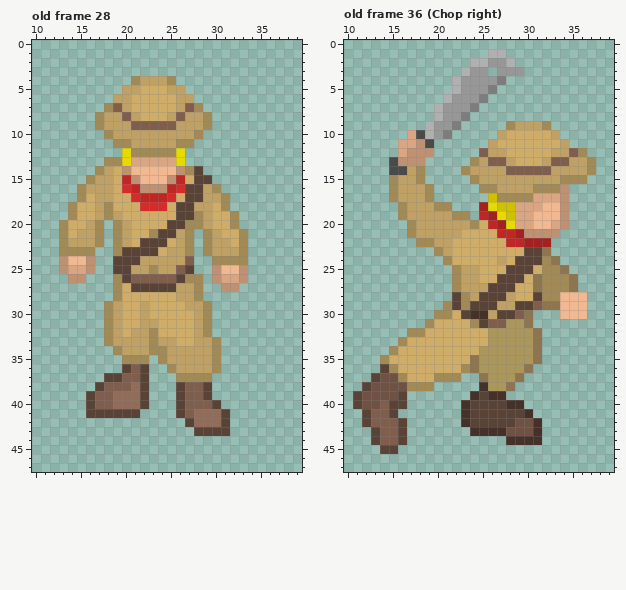
Two states of a pixel-art file, .gdignore/Aseprite/Explorer chop animation.aseprite. The picture above was drawn from the file before the commit.
48x48 pixels, 40 frames. Shown: old frame 28: x 10..39, y 0..47; old frame 36 (Chop right): x 10..39, y 0..47. The commit also changed other frames, which this record leaves out.
The result:
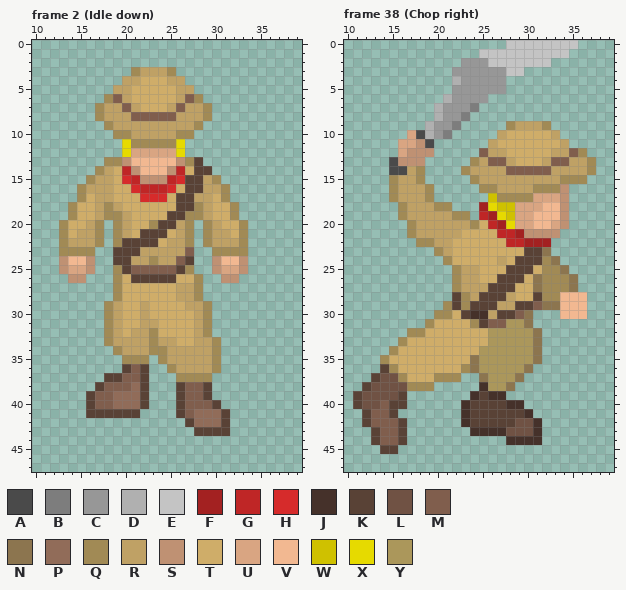
Palette (. is transparent): A #4a4a4a  B #7d7d7d  C #979797  D #b0b0b0  E #c4c4c4  F #a32121  G #bf2626  H #d62b2b  J #45312a  K #594236  L #705244  M #805e4d  N #8c754f  P #916c59  Q #a18a55  R #bfa165  S #bf9173  T #cfad69  U #d9a582  V #f2b891  W #cfc100  X #e6da00  Y #ab975b
A new or re-ordered frame is compared with the old frame closest to it.
Commit message: Righ facing chop half done (recoil missing) + tentative idle anims
Changes in this commit:
frames 40 -> 46
--- frame 2 (Idle down) is new; against old frame 28, layer "Ed"
@@ x 15..35 @@
  2 .....................
- 3 .....................
- 4 ......QRRRQ..........
- 5 .....RRTTTRR.........
- 6 ....RRTTTTTRR........
- 7 ...QMRTTTTTRMQ.......
- 8 ..QRRMRTTTRMRRQ......
- 9 ..QRRRMMMMMRRRQ......
-10 ...QRRRRRRRRRQ.......
-11 ....QQRRRRRQQ........
-12 .....XQQQQQX.........
-13 ...QQXUUUUUX.........
-14 ..QRTSVVVVVSQK.......
-15 .QRRTGSVVVSGTKK......
-16 QRRRTHGSSSGHKKRQ.....
-17 QTRRTTHGGGHTKKRRQ....
-18 TTRQTTTHHHTKKRRTQ....
-19 TTRQRTTTTTTKKQRTTQ...
-20 TRQ.QRTTTTKKQQRTTQ...
-21 RRQ.QRTTQKKRQ.QRTTQ..
-22 RRQ.QRTKKKTRQ.QRRTQ..
-23 QQ..QKKKKTRRQ.QRRRQ..
-24 VS..KKKRRRRRM..QQQQ..
-25 US..KKRRQRRMK..SVVS..
-26 S...QKMMMMMKQQ.SUUS..
-27 ....QTKKKKKRRQ..SS...
+ 3 ......QRRRQ..........
+ 4 .....RRTTTRR.........
+ 5 ....RRTTTTTRR........
+ 6 ...QMRTTTTTRMQ.......
+ 7 ..QRRMRTTTRMRRQ......
+ 8 ..QRRRMMMMMRRRQ......
+ 9 ...QRRRRRRRRRQ.......
+10 ....QQRRRRRQQ........
+11 .....XQQQQQX.........
+12 .....XUUUUUX.........
+13 ...QQSVVVVVSQK.......
+14 ..QRTGSVVVSGTKK......
+15 .QRRTHGSSSGHKKRQ.....
+16 QRRRTTHGGGHTKKRRQ....
+17 QTRRTTTHHHTKKRRTQ....
+18 TTRQRTTTTTTKKQRTTQ...
+19 TTRQQRTTTTKKQQRTTQ...
+20 TRQ.QRTTQKKRQ.QRTTQ..
+21 RRQ.QRTKKKTRQ.QRRTQ..
+22 RRQ.QKKKKTRRQ.QRRRQ..
+23 QQ..KKKRRRRRM..QQQQ..
+24 VS..KKRRQRRMK..SVVS..
+25 US..QKMMMMMKQ..SUUS..
+26 S...QTKKKKKTTQ..SS...
+27 ....QTTTTTTRRQ.......
 28 ....QTTTTTTRRQ.......
--- frame 38 (Chop right) is new; against old frame 36 (Chop right), layer "Smear"
@@ x 20..37 @@
- 0 ..................
- 1 ......DD..........
- 2 ....DDCCD.........
- 3 ...DCC.CCC........
- 4 ..DCCCCB..........
- 5 ..DCCCB...........
- 6 .DCCCB............
+ 0 ........EEEEEEEE..
+ 1 .....EEEEEEEEEE...
+ 2 ...CCCEEEEEEE.....
+ 3 ..CCCCCCEE........
+ 4 ..DCCCCC..........
+ 5 ..CCCCCC..........
+ 6 .DCCCC............
  7 DCCCB.............
Changed places in both pictures, as pixel boxes (x1, y1, x2, y2):
changed: (95, 67, 248, 292)
changed: (452, 40, 578, 103)
